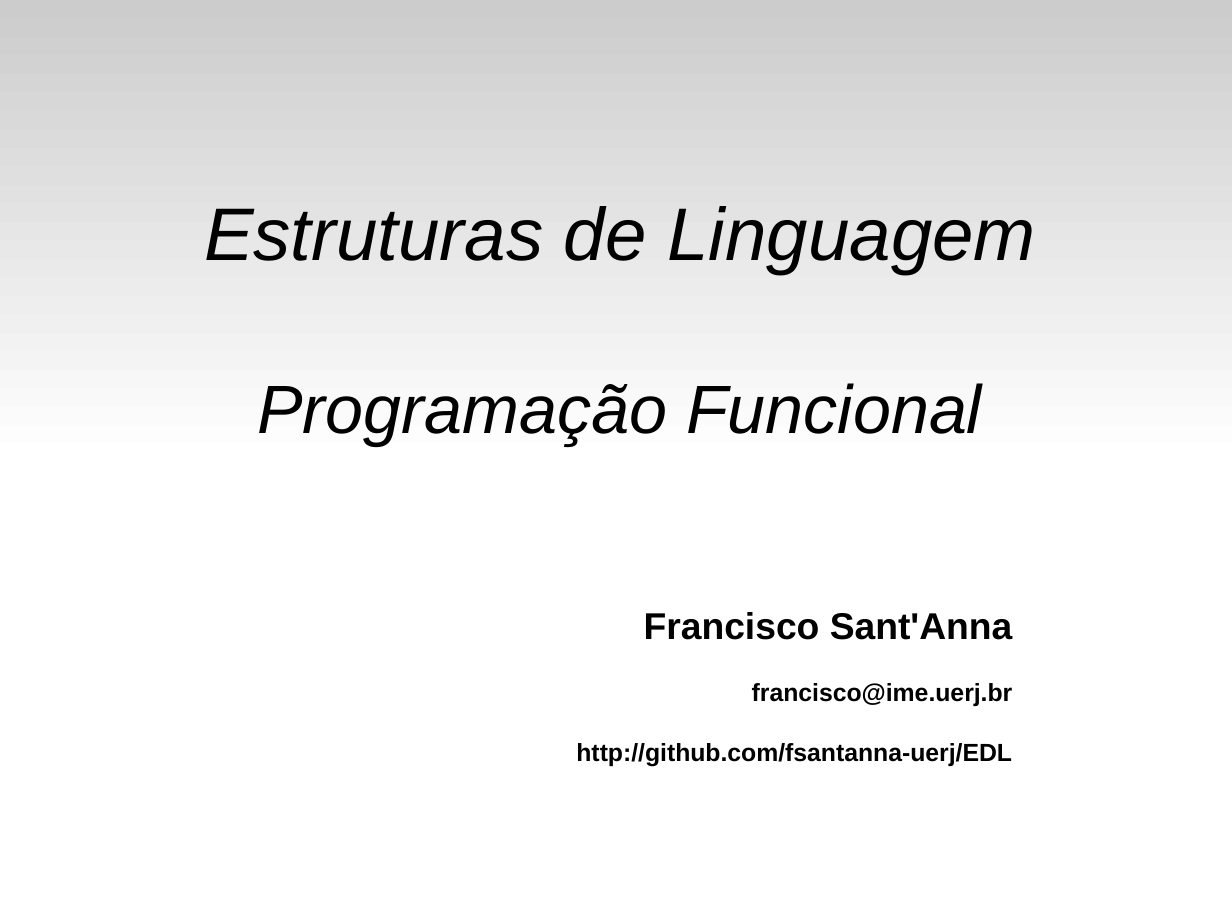
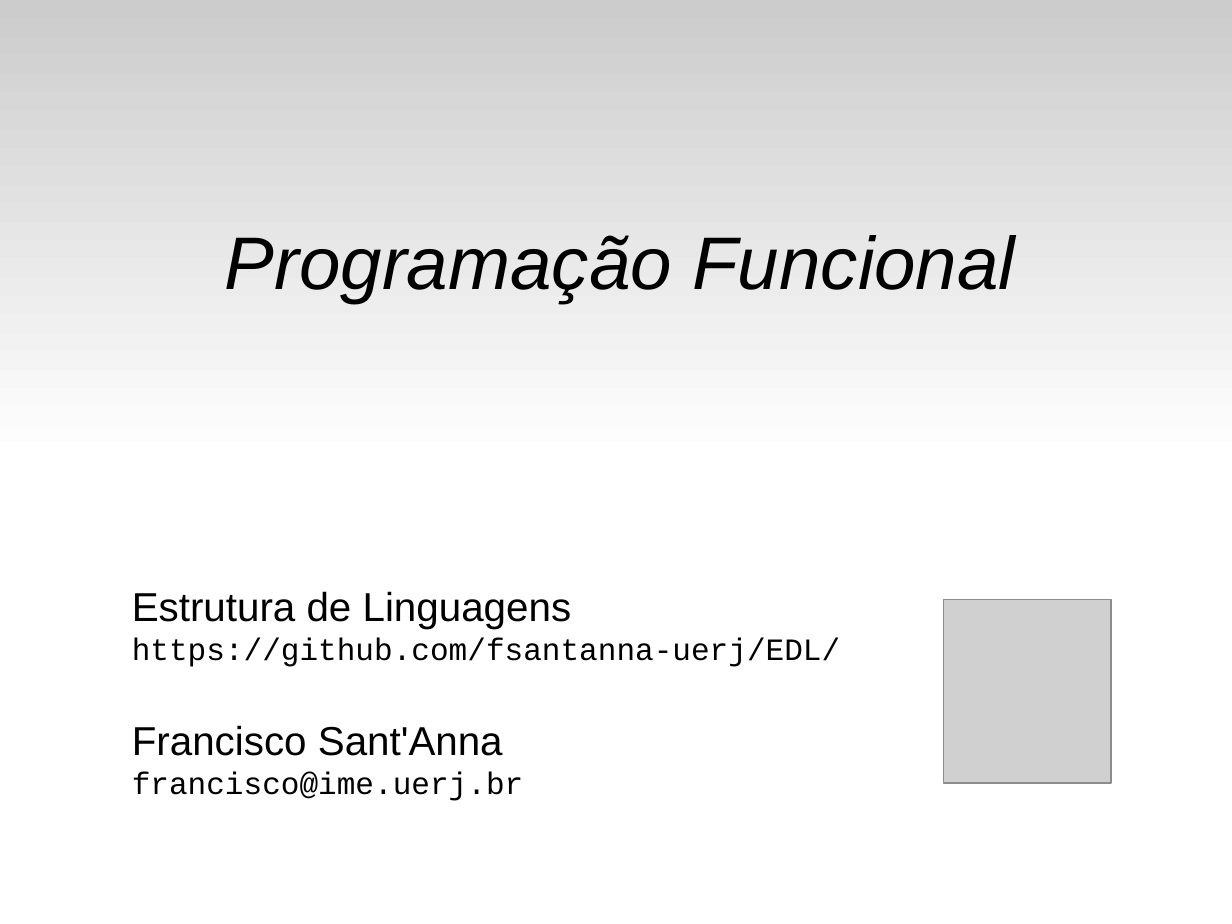
Before and after one commit to fsantanna-uerj/EDL, a slide deck: slide 1 of slides/edl-10-fun.odp. Drawn at 1232x924 pixels with LibreOffice and Linux fonts; fonts in the diff are those of the drawing; grey boxes stand for pictures. Boxes give left, top, right and bottom in pixels: in the first picture for what was removed or moved away, otherwise in the second. Text is boxed around its words. In the diff, an @@ line names an element or a change of style, - is before the commit and + after.

```diff
--- a/slides/edl-10-fun.odp
+++ b/slides/edl-10-fun.odp
@@ subtitle "Programação Funcional": place and size @@
-subtitle "Programação Funcional" at [204, 206, 1035, 446]
+subtitle "Programação Funcional" at [225, 235, 1016, 303]
@@ subtitle "Programação Funcional" at [225, 235, 1016, 303]: size 44 to 48 pt @@
@@ subtitle at [204, 206, 1035, 274]: paragraph removed @@
-Estruturas de Linguagem
@@ text added at [132, 591, 841, 801], 20 pt, text #000000 @@
+Estrutura de Linguagens
+https://github.com/fsantanna-uerj/EDL/
+Francisco Sant'Anna
+francisco@ime.uerj.br
@@ text removed at [576, 612, 1013, 767] @@
-Francisco Sant'Anna
-francisco@ime.uerj.br
-http://github.com/fsantanna-uerj/EDL
@@ picture added at [944, 600, 1111, 784] @@
```
Also in this commit, not shown: 6 other slides changed, 16 slides added, 2 slides removed, 5 other files.
